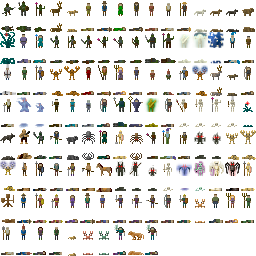
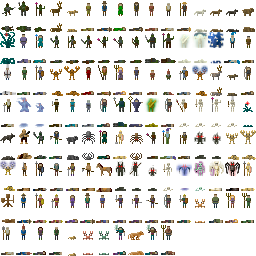
Comparing the layer stacks of the two 256x256 images. Changes:
painted on "Background" over [128, 202, 218, 255]
